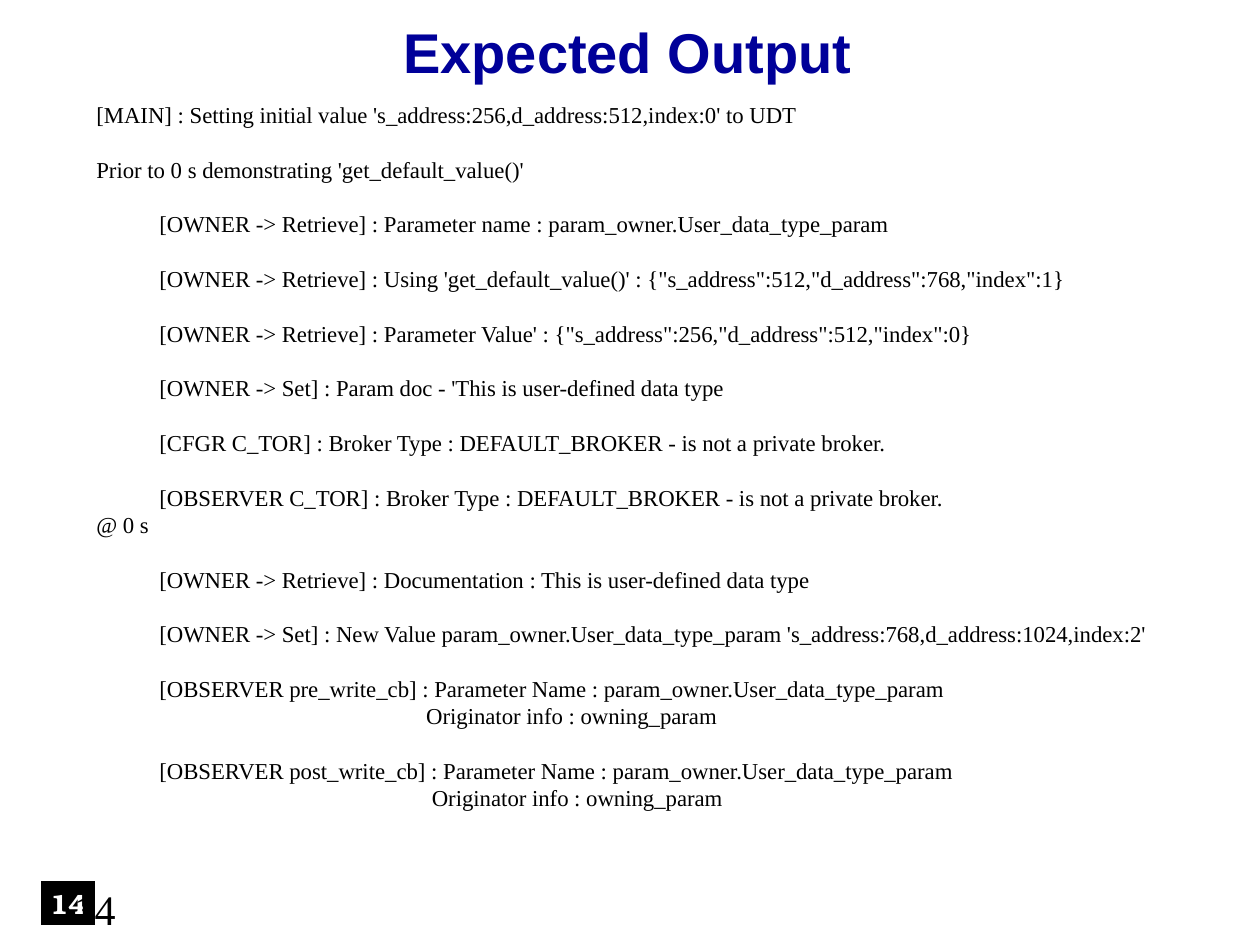
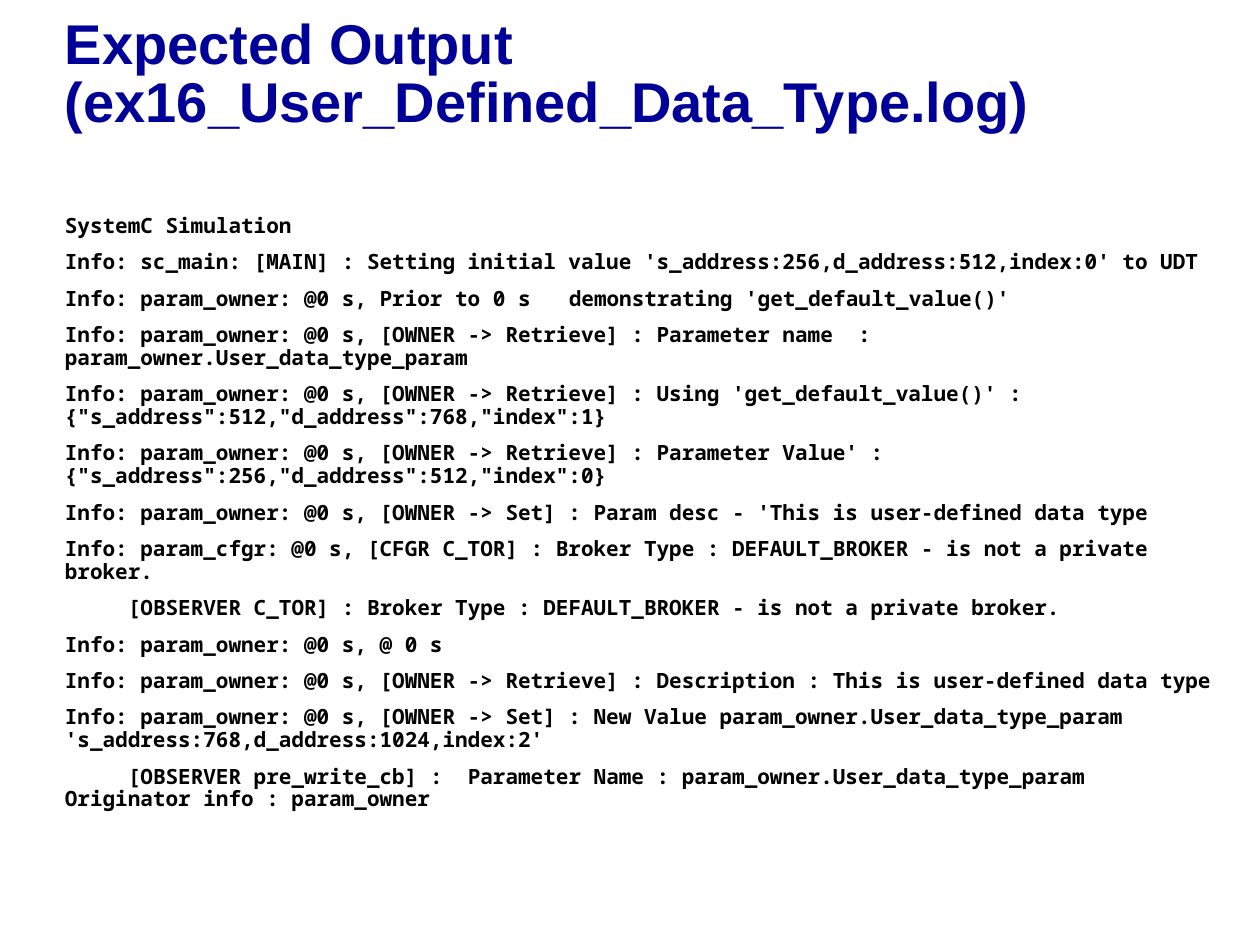
Before and after one commit to accellera-official/cci, a slide deck: slide 14 of examples/ex16_User_Defined_Data_Type/docs/ex16_User_Defined_Data_Type.ppt. Drawn at 1260x945 pixels with LibreOffice and Linux fonts; fonts in the diff are those of the drawing; background and template pictures are left out. Boxes give left, top, right and bottom in pixels: in the first picture for what was removed or moved away, otherwise in the second. Text is boxed around its words. In the diff, an @@ line names an element or a change of style, - is before the commit and + after.

```diff
--- a/examples/ex16_User_Defined_Data_Type/docs/ex16_User_Defined_Data_Type.ppt
+++ b/examples/ex16_User_Defined_Data_Type/docs/ex16_User_Defined_Data_Type.ppt
@@ title added at bbox=[65, 23, 1029, 132], 32 pt, text #000099, bold @@
+Expected Output (ex16_User_Defined_Data_Type.log)
@@ text removed at bbox=[403, 32, 851, 84] @@
-Expected Output
@@ text "SystemC Simulation": place and size @@
-text "SystemC Simulation" at bbox=[96, 107, 1146, 811]
+text "SystemC Simulation" at bbox=[65, 216, 1210, 791]
@@ text at bbox=[65, 216, 1198, 580]: text changed; size 13 to 12 pt; font Times New Roman to Noto Sans Mono; bold on @@
-[MAIN] : Setting initial value 's_address:256,d_address:512,index:0' to UDT
-Prior to 0 s demonstrating 'get_default_value()'
-[OWNER -> Retrieve] : Parameter name : param_owner.User_data_type_param
-[OWNER -> Retrieve] : Using 'get_default_value()' : {"s_address":512,"d_address":768,"index":1}
-[OWNER -> Retrieve] : Parameter Value' : {"s_address":256,"d_address":512,"index":0}
-[OWNER -> Set] : Param doc - 'This is user-defined data type
-[CFGR C_TOR] : Broker Type : DEFAULT_BROKER - is not a private broker.
+SystemC Simulation
+Info: sc_main: [MAIN] : Setting initial value 's_address:256,d_address:512,index:0' to UDT
+Info: param_owner: @0 s, Prior to 0 s demonstrating 'get_default_value()'
+Info: param_owner: @0 s, [OWNER -> Retrieve] : Parameter name : param_owner.User_data_type_param
+Info: param_owner: @0 s, [OWNER -> Retrieve] : Using 'get_default_value()' : {"s_address":512,"d_address":768,"index":1}
+Info: param_owner: @0 s, [OWNER -> Retrieve] : Parameter Value' : {"s_address":256,"d_address":512,"index":0}
+Info: param_owner: @0 s, [OWNER -> Set] : Param desc - 'This is user-defined data type
+Info: param_cfgr: @0 s, [CFGR C_TOR] : Broker Type : DEFAULT_BROKER - is not a private broker.
@@ text at bbox=[128, 598, 1059, 620]: size 13 to 12 pt, font Times New Roman to Noto Sans Mono, bold on in "[OBSERVER C_TOR] : Broker Type : DEFAULT_BROKER ..."; line spacing 1 to 0.9; more space between paragraphs @@
@@ text at bbox=[65, 636, 1210, 791]: text changed; size 13 to 12 pt; font Times New Roman to Noto Sans Mono; bold on @@
-@ 0 s
-[OWNER -> Retrieve] : Documentation : This is user-defined data type
-[OWNER -> Set] : New Value param_owner.User_data_type_param 's_address:768,d_address:1024,index:2'
-[OBSERVER pre_write_cb] : Parameter Name : param_owner.User_data_type_param
-Originator info : owning_param
-[OBSERVER post_write_cb] : Parameter Name : param_owner.User_data_type_param
-Originator info : owning_param
+Info: param_owner: @0 s, @ 0 s
+Info: param_owner: @0 s, [OWNER -> Retrieve] : Description : This is user-defined data type
+Info: param_owner: @0 s, [OWNER -> Set] : New Value param_owner.User_data_type_param 's_address:768,d_address:1024,index:2'
+[OBSERVER pre_write_cb] : Parameter Name : param_owner.User_data_type_param Originator info : param_owner
@@ rectangle removed at bbox=[42, 882, 94, 924] @@
-14
@@ page number removed at bbox=[74, 892, 116, 925] @@
-14
```
Also in this commit, not shown: 14 other slides changed, 1 slide added, 4 slides removed, 10 other files.
